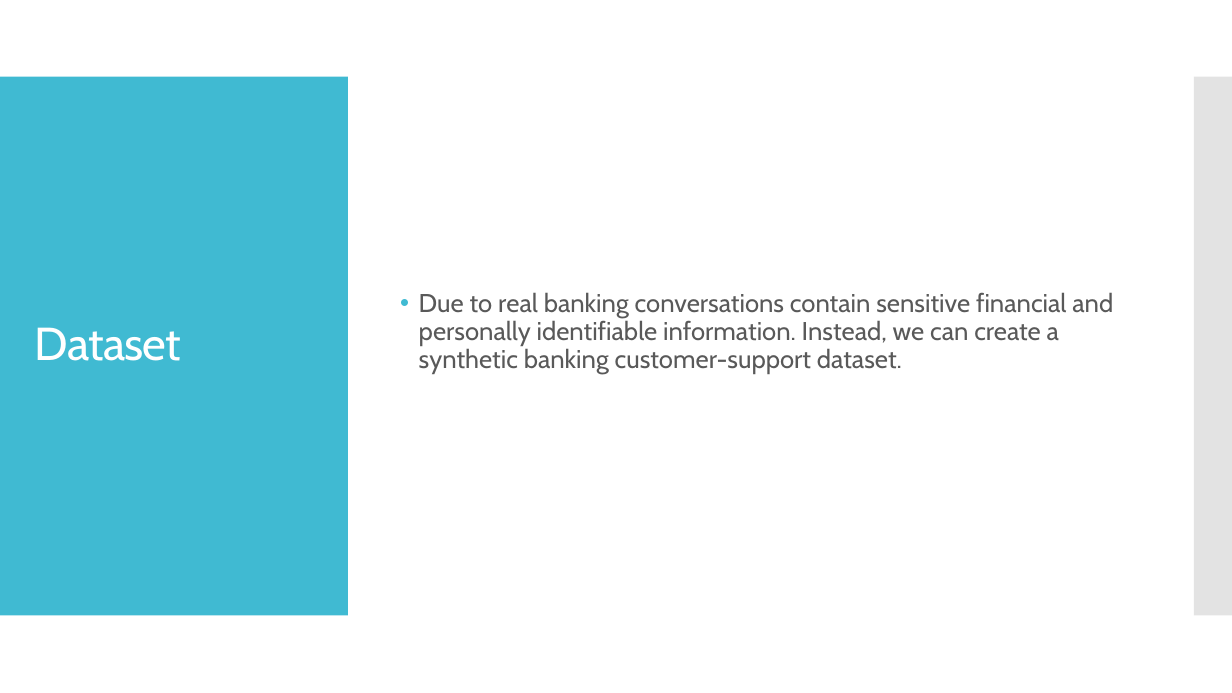
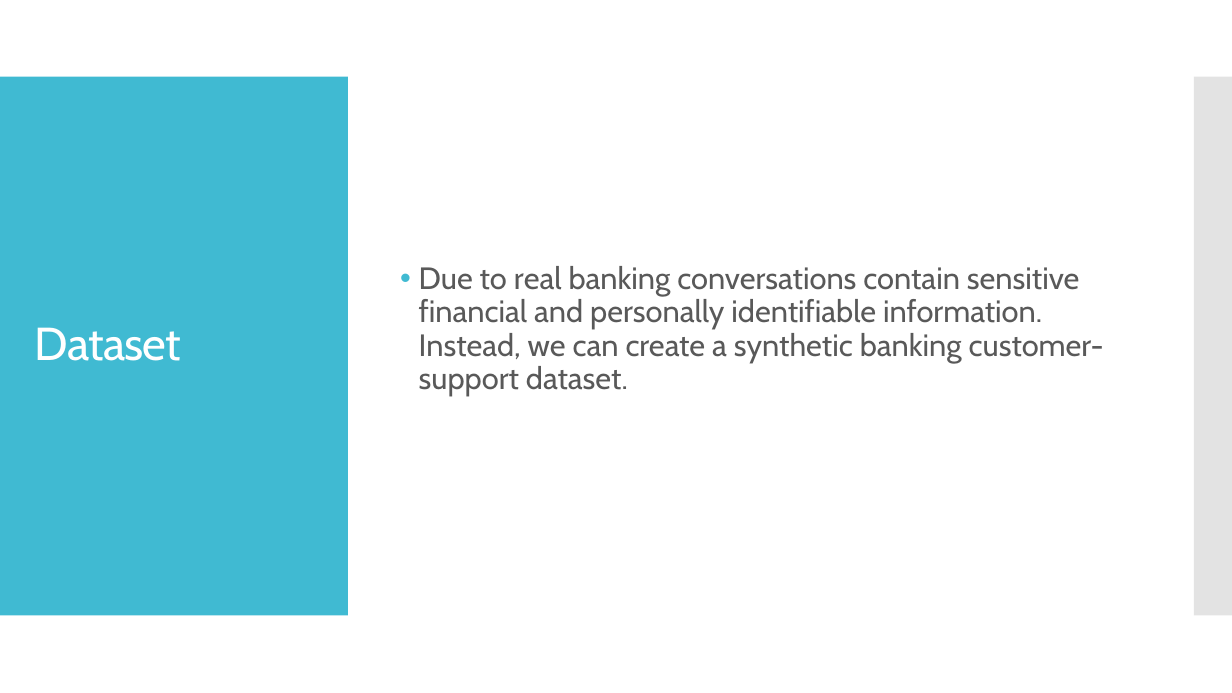
Before and after one commit to AryanArora13/Project-work, a slide deck: slide 5 of Zeroth review- Voice AI.pptx (slide 6 before the commit). Drawn at 1232x693 pixels with LibreOffice and Linux fonts; fonts in the diff are those of the drawing. Boxes give left, top, right and bottom in pixels: in the first picture for what was removed or moved away, otherwise in the second. Text is boxed around its words. In the diff, an @@ line names an element or a change of style, - is before the commit and + after.

```diff
--- a/Zeroth review- Voice AI.pptx
+++ b/Zeroth review- Voice AI.pptx
@@ text "Due to real banking conversations ..." at box(419, 266, 1104, 396): size 20 to 24 pt @@
```
Also in this commit, not shown: 5 other slides changed, 1 slide removed, 1 other file.
